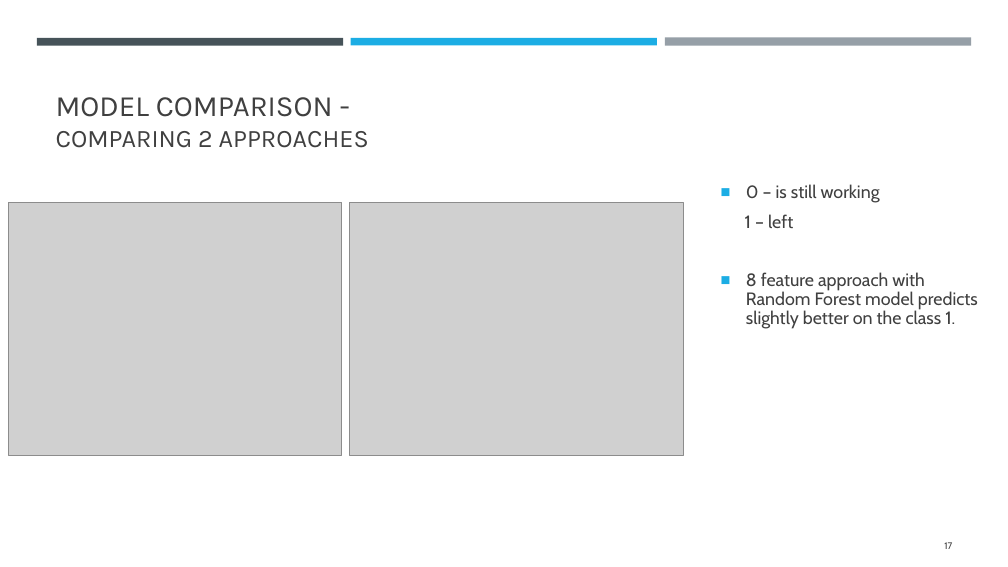
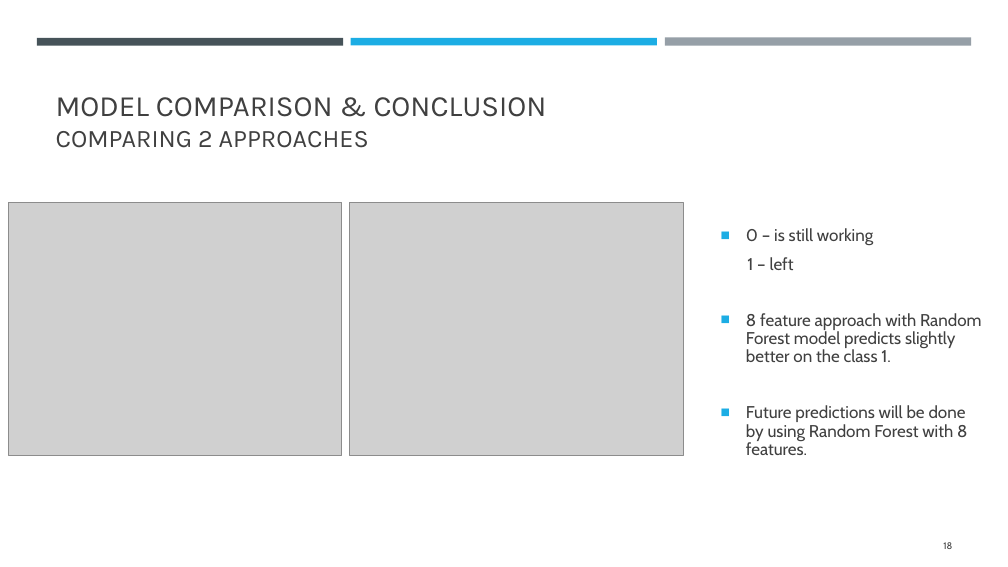
Before and after one commit to IsabelleUslu/InstituteOfDataLabs, a slide deck: slide 18 of IOD Projects/MP2New/New - Predicting Employee Attrition.pptx (slide 17 before the commit). Drawn at 1008x567 pixels with LibreOffice and Linux fonts; fonts in the diff are those of the drawing; grey boxes stand for pictures. Boxes give left, top, right and bottom in pixels: in the first picture for what was removed or moved away, otherwise in the second. Text is boxed around its words. In the diff, an @@ line names an element or a change of style, - is before the commit and + after.

```diff
--- a/IOD Projects/MP2New/New - Predicting Employee Attrition.pptx
+++ b/IOD Projects/MP2New/New - Predicting Employee Attrition.pptx
@@ title at (56,97,547,148): text changed; size 24 to 28 pt @@
-MODEL COMPARISON -
-COMPARING 2 APPROACHES
+MODEL COMPARISON & CONCLUSION
+COMPARING 2 APPROACHES
@@ text at (746,228,982,362): size 17 to 16.1 pt in "0 – is still working", "1 – left", "8 feature approach with Random Forest model ..." @@
@@ text at (746,405,967,455): paragraph added @@
+■ Future predictions will be done by using Random Forest with 8 features.
@@ page number at (943,542,952,549): text changed @@
-17
+18
```
Also in this commit, not shown: 3 other slides changed, 1 slide added, 4 other files.
